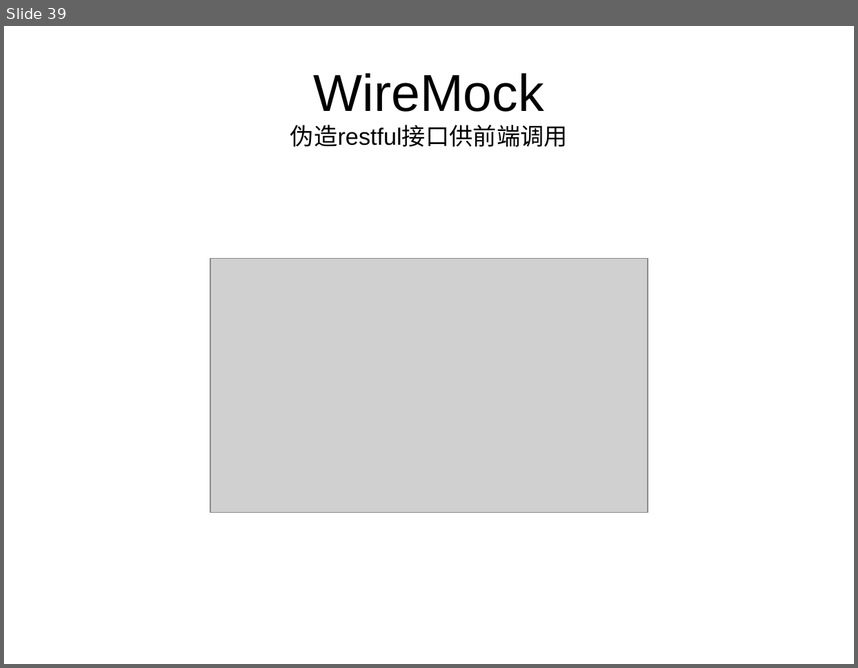
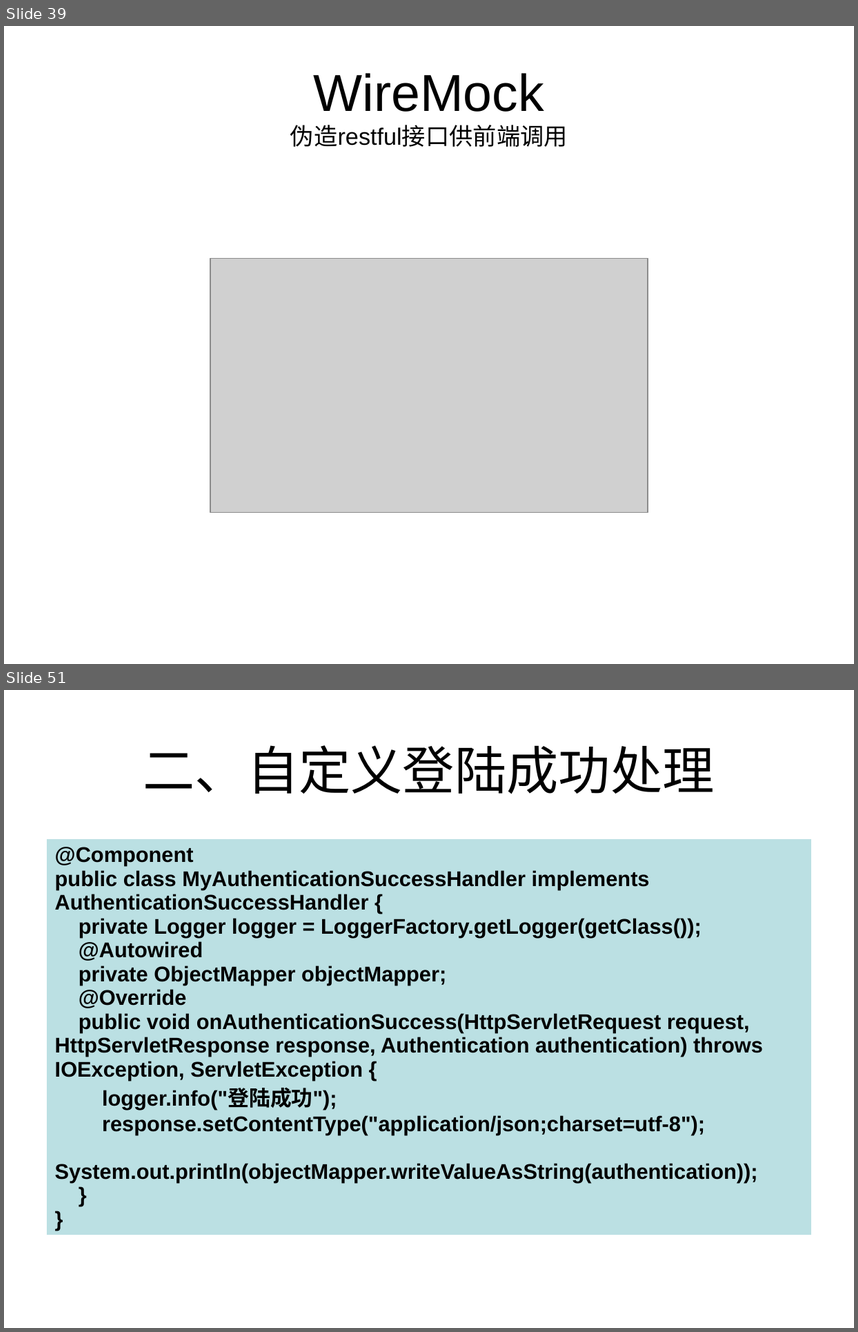
Before and after one commit to HangStarLi/Spring-Security, a slide deck: SpringSecurity.ppt. Shown one above the other, each under a label of ours: slide 39 before the commit, slides 39 and 51 after it; the slides between them are not shown. The pictures are 858x668 and 858x1332 pixels, drawn with LibreOffice and Linux fonts; fonts in the diff are those of the drawing; grey boxes stand for pictures. Boxes give left, top, right and bottom in pixels: in the first picture for what was removed or moved away, otherwise in the second. Text is boxed around its words. In the diff, an @@ line names an element or a change of style, - is before the commit and + after.

```diff
--- a/SpringSecurity.ppt
+++ b/SpringSecurity.ppt
@@ slide 51 added at box(4, 690, 854, 1328), background #FFFFFF @@
@@ title added at box(143, 745, 715, 794), 44 pt, text #000000 @@
+二、自定义登陆成功处理
@@ table added at box(47, 839, 811, 1230), 1 rows, 1 columns @@
+@Component / public class MyAuthenticationSuccessHandler implements AuthenticationSuccessHandler { / private Logger logger = LoggerFactory.getLogger(getClass()); / @Autowired / private ObjectMapper objectMapper; / @Override / public void onAuthenticationSuccess(HttpServletRequest request, HttpServletResponse response, Authentication authentication) throws IOException, ServletException { / logger.info("登陆成功"); / response.setContentType("application/json;charset=utf-8"); / System.out.println(objectMapper.writeValueAsString(authentication)); / } / }
```
Also in this commit, not shown: 11 other slides added, 31 other files.
